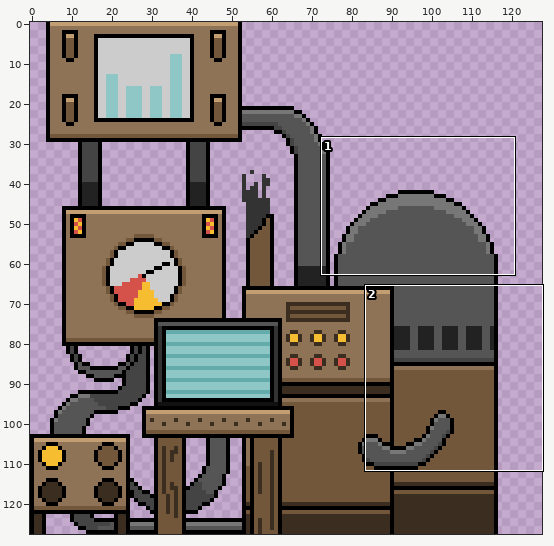
Edited in one commit: sprite sheet (jam/Assets/Sprites/Maquina 1/MAquina_4.png). The picture above shows the old version from afar; the outline marks the close-up.
Close-up. The starting point:
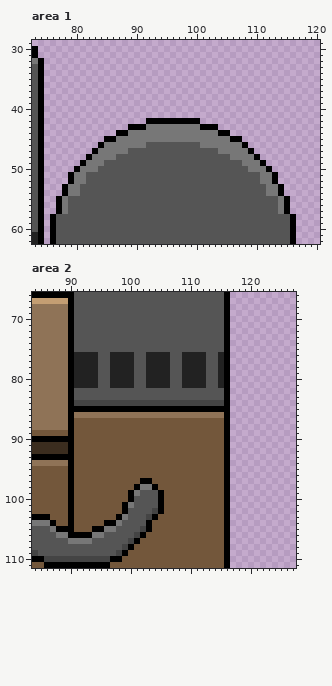
The file is 128x128 pixels. Shown: area 1: x 73..120, y 29..62; area 2: x 84..127, y 66..111.
New version:
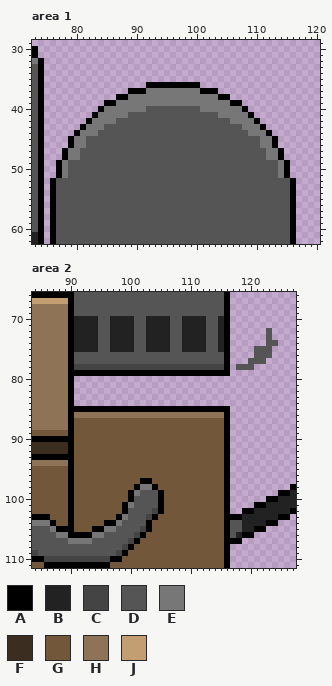
Palette (. is transparent): A #000000  B #222222  C #444444  D #555555  E #777777  F #3b2d1f  G #73573b  H #8f7357  J #c49e73
Diff:
Changed rows in their new state; - is an unchanged pixel.
Area 1:
first column x 76:
36 ----------------AAAAAAAAA----------------
37 -------------AAAEEEEEEEEEAAA-------------
38 -----------AAEEEEEEEEEEEEEEEAA-----------
39 ---------AAEEEEEEEEEEEEEEEEEEEAA---------
40 --------AEEEEEEEDDDDDDDDDEEEEEEEA--------
41 -------AEEEEEDDDDDDDDDDDDDDDEEEEEA-------
42 ------AEEEEDDDDDDDDDDDDDDDDDDDEEEEA------
43 -----AEEEDDDDDDDDDDDDDDDDDDDDDDDEEEA-----
44 ----AEEEDDDDDDDDDDDDDDDDDDDDDDDDDEEEA----
45 ---AEEDDDDDDDDDDDDDDDDDDDDDDDDDDDDDEEA---
46 ---AEEDDDDDDDDDD---------DDDDDDDDDDEEA---
47 --AEEDDDDDDDD---------------DDDDDDDDEEA--
48 --AEEDDDDDD-------------------DDDDDDEEA--
49 -AEDDDDDD-----------------------DDDDDDEA-
50 -AEDDDDD-------------------------DDDDDEA-
51 -AEDDD-----------------------------DDDEA-
52 ADDDDD-----------------------------DDDDDA
53 ADDDD-------------------------------DDDDA
54 ADDDD-------------------------------DDDDA
55 ADD-----------------------------------DDA
56 ADD-----------------------------------DDA
57 ADD-----------------------------------DDA
Area 2:
first column x 91:
 70 BBBB--BBBB--BBBB--BBBB--B---------
 71 BBBB--BBBB--BBBB--BBBB--B---------
 72 BBBB--BBBB--BBBB--BBBB--B-------D-
 73 BBBB--BBBB--BBBB--BBBB--B-------D-
 74 BBBB--BBBB--BBBB--BBBB--B-------DD
 75 BBBB--BBBB--BBBB--BBBB--B-----DDD-
 76 DDDD--DDDD--DDDD--DDDD--D-----DDD-
 77 DDDD--DDDD--DDDD--DDDD--D----DDD--
 78 CCCCCCCCCCCCCCCCCCCCCCCCC--DDD----
 79 AAAAAAAAAAAAAAAAAAAAAAAAA---------
 80 ..........................--------
 81 ..........................--------
 82 ..........................--------
 83 ..........................--------
 84 ..........................--------
first column x 117:
 98 ----------A
 99 --------AAB
100 ------AABBB
101 ----AABBBBB
102 --AABBBBBBA
103 AABBBBBBAA-
104 DDBBBBAA---
105 DDBBAA-----
106 DBAA-------
107 AA---------
